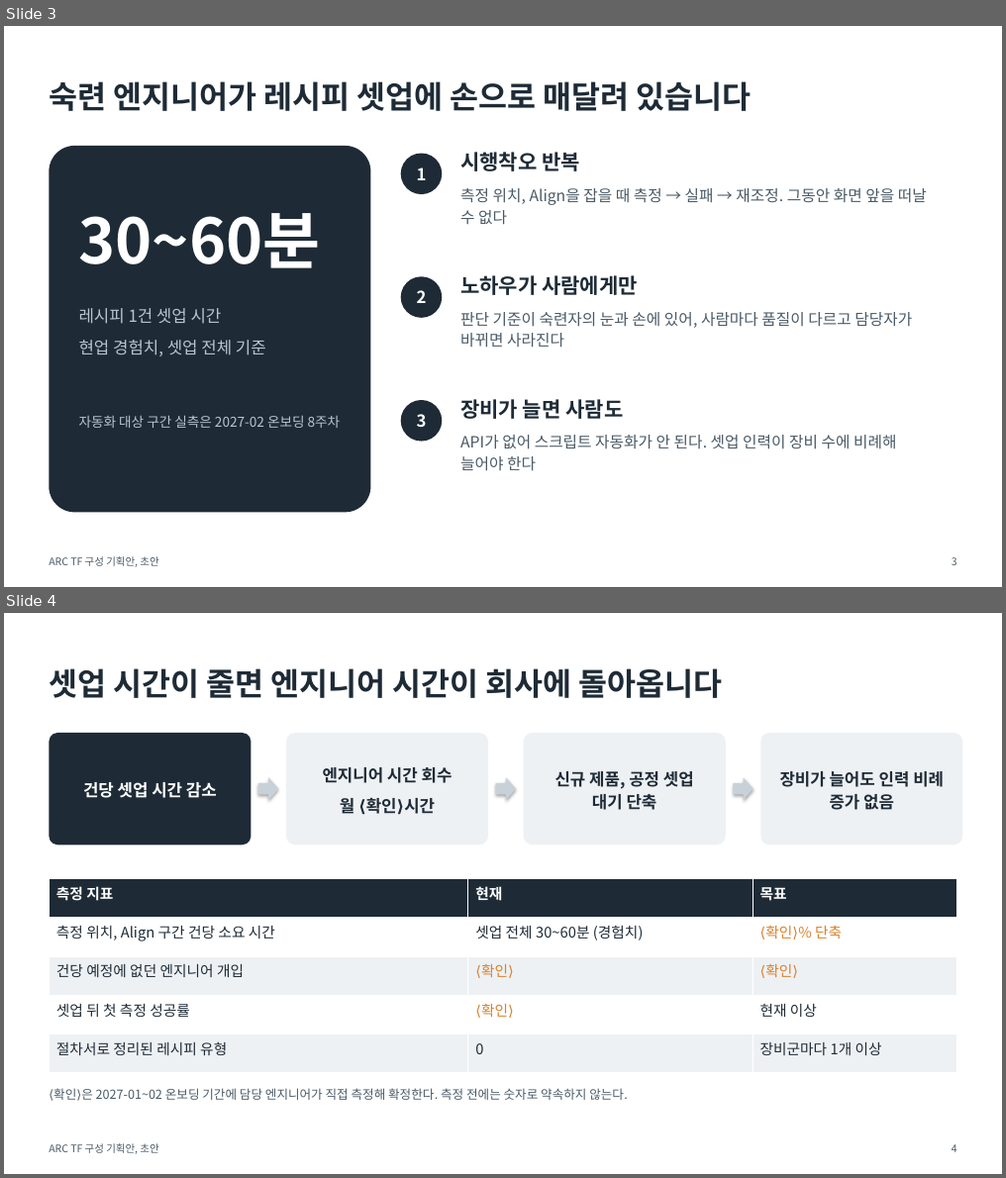
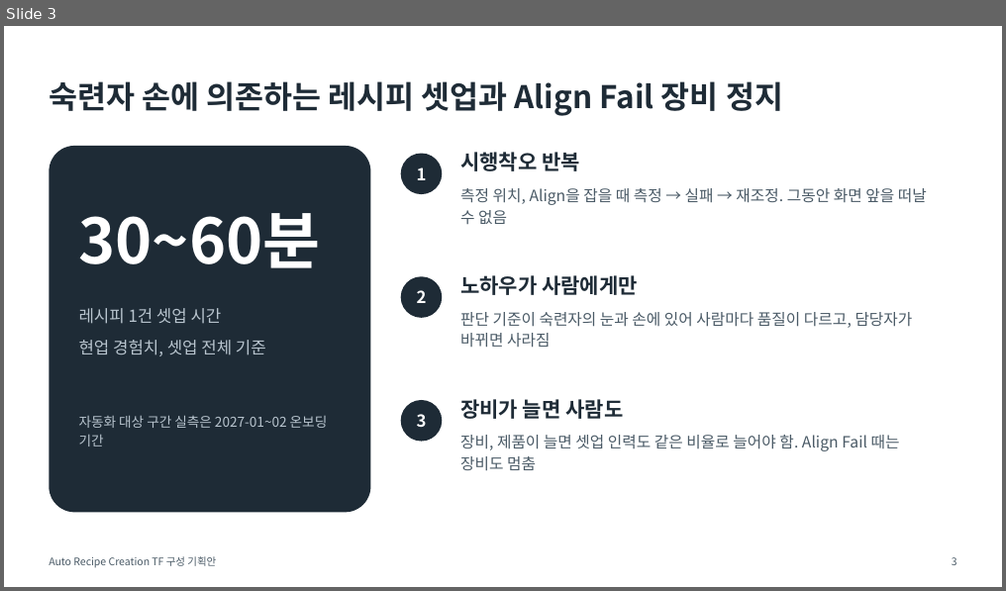
Before and after one commit to DarrenKoi/pm_notes, a slide deck: my-task/arc-tf/deliverables/arc-tf-proposal.pptx. Shown one above the other, each under a label of ours: slides 3 and 4 before the commit, slide 3 after it. The pictures are 1006x1178 and 1006x591 pixels, drawn with LibreOffice and Linux fonts; fonts in the diff are those of the drawing. Boxes give left, top, right and bottom in pixels: in the first picture for what was removed or moved away, otherwise in the second. Text is boxed around its words. In the diff, an @@ line names an element or a change of style, - is before the commit and + after.

```diff
--- a/my-task/arc-tf/deliverables/arc-tf-proposal.pptx
+++ b/my-task/arc-tf/deliverables/arc-tf-proposal.pptx
@@ slide 4 removed at (4, 613, 1002, 1174), background #FFFFFF @@
@@ text removed at (49, 668, 723, 698) @@
-셋업 시간이 줄면 엔지니어 시간이 회사에 돌아옵니다
@@ rounded rectangle removed at (49, 733, 252, 845) @@
@@ rounded rectangle removed at (286, 733, 488, 845) @@
@@ rounded rectangle removed at (524, 733, 726, 845) @@
@@ rounded rectangle removed at (761, 733, 963, 845) @@
@@ text removed at (83, 782, 217, 798) @@
-건당 셋업 시간 감소
@@ right arrow removed at (258, 777, 279, 800) @@
@@ text removed at (323, 767, 452, 817) @@
-엔지니어 시간 회수
-월 ⟨확인⟩시간
@@ right arrow removed at (496, 777, 516, 800) @@
@@ text removed at (555, 771, 694, 810) @@
-신규 제품, 공정 셋업 대기 단축
@@ right arrow removed at (734, 777, 753, 800) @@
@@ text removed at (780, 771, 944, 810) @@
-장비가 늘어도 인력 비례 증가 없음
@@ table removed at (49, 878, 957, 1073), 5 rows, 3 columns @@
-측정 지표 | 현재 | 목표
-측정 위치, Align 구간 건당 소요 시간 | 셋업 전체 30~60분 (경험치) | ⟨확인⟩% 단축
-건당 예정에 없던 엔지니어 개입 | ⟨확인⟩ | ⟨확인⟩
-셋업 뒤 첫 측정 성공률 | ⟨확인⟩ | 현재 이상
-절차서로 정리된 레시피 유형 | 0 | 장비군마다 1개 이상
@@ text removed at (54, 1088, 628, 1100) @@
-⟨확인⟩은 2027-01~02 온보딩 기간에 담당 엔지니어가 직접 측정해 확정한다. 측정 전에는 숫자로 약속하지 않는다.
@@ text removed at (49, 1144, 158, 1155) @@
-ARC TF 구성 기획안, 초안
@@ text removed at (951, 1145, 957, 1153) @@
-4
@@ slide 3 changed as well @@
@@ text at (49, 81, 783, 116): text changed @@
-숙련 엔지니어가 레시피 셋업에 손으로 매달려 있습니다
+숙련자 손에 의존하는 레시피 셋업과 Align Fail 장비 정지
@@ text at (460, 188, 927, 224): text changed @@
-측정 위치, Align을 잡을 때 측정 → 실패 → 재조정. 그동안 화면 앞을 떠날 수 없다
+측정 위치, Align을 잡을 때 측정 → 실패 → 재조정. 그동안 화면 앞을 떠날 수 없음
@@ text at (460, 312, 913, 348): text changed @@
-판단 기준이 숙련자의 눈과 손에 있어, 사람마다 품질이 다르고 담당자가 바뀌면 사라진다
+판단 기준이 숙련자의 눈과 손에 있어 사람마다 품질이 다르고, 담당자가 바뀌면 사라짐
@@ text at (79, 415, 328, 447): text changed @@
-자동화 대상 구간 실측은 2027-02 온보딩 8주차
+자동화 대상 구간 실측은 2027-01~02 온보딩 기간
@@ text at (460, 435, 900, 472): text changed @@
-API가 없어 스크립트 자동화가 안 된다. 셋업 인력이 장비 수에 비례해 늘어야 한다
+장비, 제품이 늘면 셋업 인력도 같은 비율로 늘어야 함. Align Fail 때는 장비도 멈춤
@@ text at (49, 557, 216, 569): text changed @@
-ARC TF 구성 기획안, 초안
+Auto Recipe Creation TF 구성 기획안
```
Also in this commit, not shown: 6 other slides changed, 6 slides added, 3 other slides removed, 12 other files.
